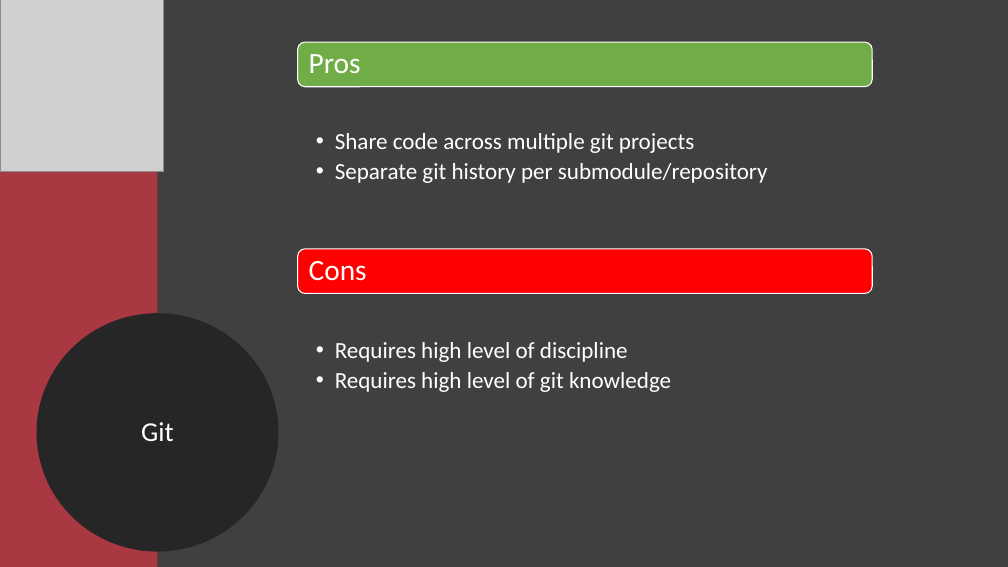
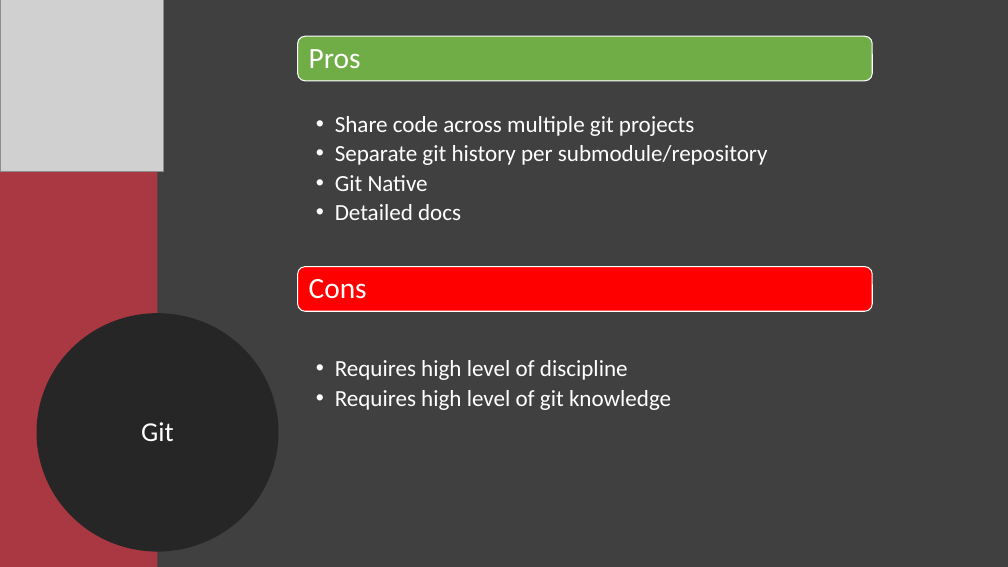
Before and after one commit to Xapuu/programingStuff, a slide deck: slide 8 of ngMeetup.pptx. Drawn at 1008x567 pixels with LibreOffice and Linux fonts; fonts in the diff are those of the drawing; grey boxes stand for pictures. Boxes give left, top, right and bottom in pixels: in the first picture for what was removed or moved away, otherwise in the second. Text is boxed around its words. In the diff, an @@ line names an element or a change of style, - is before the commit and + after.

```diff
--- a/ngMeetup.pptx
+++ b/ngMeetup.pptx
@@ rounded rectangle: place and size @@
-rounded rectangle at [298,42,873,87]
+rounded rectangle at [298,36,873,81]
@@ text "Pros": place and size @@
-text "Pros" at [309,54,361,73]
+text "Pros" at [309,49,361,68]
@@ text "Share code across multiple git ...": place and size @@
-text "Share code across multiple git ..." at [335,133,768,183]
+text "Share code across multiple git ..." at [335,116,768,220]
@@ text at [335,116,768,165]: bullet •• to • @@
@@ text at [335,175,461,220]: paragraphs added @@
+  • Git Native
+  • Detailed docs
@@ 2 texts, 1 rounded rectangle: place and size @@
-2 texts, 1 rounded rectangle at [298,249,873,392]
+2 texts, 1 rounded rectangle at [298,267,873,410]
@@ text "Requires high level of discipline" at [335,360,671,410]: bullet •• to • @@
```
Also in this commit, not shown: 4 other slides changed, 1 other file.
